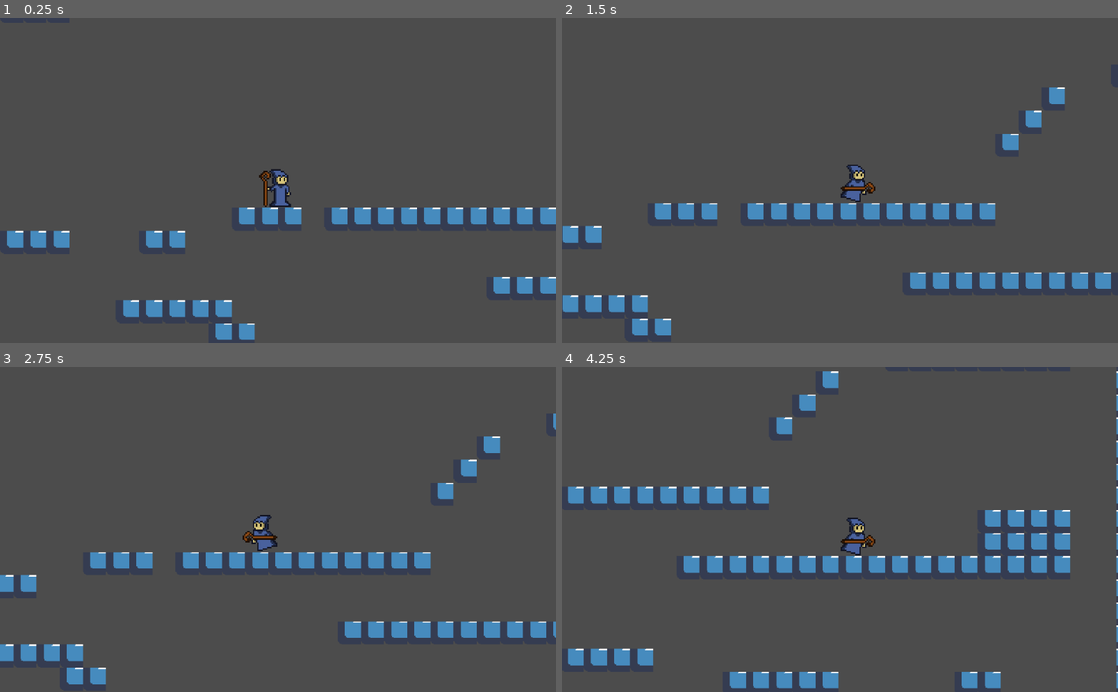
Above: before the commit, frames 1-4 (two rows, left to right).
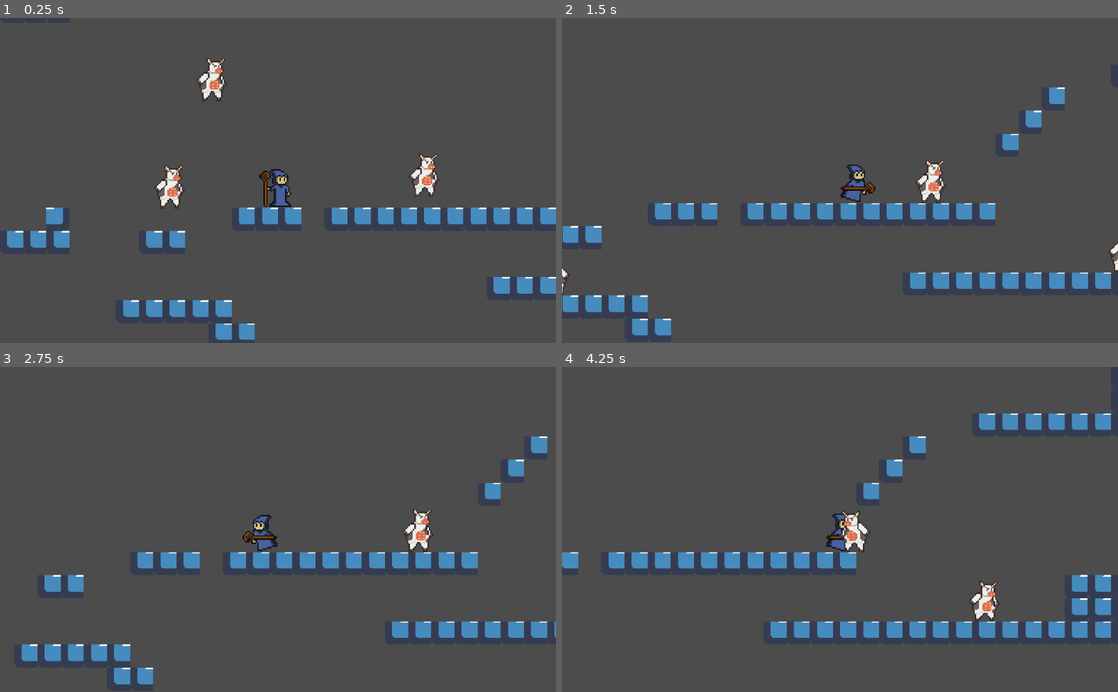
Above: after the commit, the same moments.

Repository: brunoricardosecco/gamejam-utfpr-2k19
Game: Godot game, scene res://scenes/main.tscn
Same seed, same stepped clock (60 frames per second), same inputs: the game is played once before the commit and once after it. The engine's default icon, where the game draws it, is replaced by a stand-in: a white triangle on a blue panel in a dark square.
Inputs:
- Up to frame 1 (0.25 s): no input
- Up to frame 2 (1.5 s): tap Enter (ui_accept) at 0.5, 0.77 s; hold Right (ui_right) from 0.53 s (still down)
- Up to frame 3 (2.75 s): tap Enter (ui_accept) at 1.52 s; release Right (ui_right) at 2.03 s; hold Left (ui_left) from 2.03 s (still down)
- Up to frame 4 (4.25 s): release Left (ui_left) at 2.78 s; hold Right (ui_right) from 2.78 s (still down); tap Enter (ui_accept) at 3.02, 3.77 s

The runs differ from the first frame. In frame 1, 1.4% of the frame differs, in the area x 8-79%, y 12-64%; in frame 2, 0.5%; in frame 3, 4.7%; in frame 4, 14%, in the area x 0-100%, y 1-99%.
Error after the commit: Parse Error: Variable "Timer" shadows a native class. (res://scripts/DialogOne.gd:3)

Commit message:
matança de vaca

Diff:
--- a/scenes/main.tscn
+++ b/scenes/main.tscn
@@ -1,7 +1,10 @@
-[gd_scene load_steps=3 format=2]
+[gd_scene load_steps=6 format=2]
 
 [ext_resource path="res://prefabs/Player.tscn" type="PackedScene" id=1]
 [ext_resource path="res://tilemaps/ambiente.tres" type="TileSet" id=2]
+[ext_resource path="res://prefabs/Enemy.tscn" type="PackedScene" id=3]
+[ext_resource path="res://prefabs/NPC.tscn" type="PackedScene" id=4]
+[ext_resource path="res://scripts/DialogOne.gd" type="Script" id=5]
 
 [node name="world" type="Node"]
 
@@ -21,4 +24,45 @@
 cell_size = Vector2( 32, 32 )
 collision_mask = 0
 format = 1
-tile_data = PoolIntArray( -1048531, 0, 0, -1048530, 0, 0, -1 …(1384 unchanged characters)… , 0, 0, 131127, 0, 0, 262143, 0, 0, 196663, 0, 0, 327679, 0, 0, 262199, 0, 0, 39 …(1207 unchanged characters)…
+tile_data = PoolIntArray( -1048531, 0, 0, -1048530, 0, 0, -1 …(1384 unchanged characters)… , 0, 0, 131127, 0, 0, 262143, 0, 0, 196618, 0, 0, 196625, 0, 0, 196663, 0, 0, 327679, 0, 0, 262199, 0, 0, 39 …(1207 unchanged characters)…
+
+[node name="Enemy" parent="." instance=ExtResource( 3 )]
+position = Vector2( 400, 80 )
+
+[node name="Enemy2" parent="." instance=ExtResource( 3 )]
+position = Vector2( 176, -112 )
+
+[node name="Enemy4" parent="." instance=ExtResource( 3 )]
+position = Vector2( 192, 128 )
+
+[node name="Enemy5" parent="." instance=ExtResource( 3 )]
+position = Vector2( 1039.72, -80 )
+
+[node name="Enemy6" parent="." instance=ExtResource( 3 )]
+position = Vector2( 752, -160 )
+
+[node name="Enemy7" parent="." instance=ExtResource( 3 )]
+position = Vector2( 432, -224 )
+
+[node name="Enemy3" parent="." instance=ExtResource( 3 )]
+position = Vector2( 688, -64 )
+
+[node name="NPC" parent="." instance=ExtResource( 4 )]
+position = Vector2( 1456, 160 )
+
+[node name="Dialog" type="Polygon2D" parent="."]
+position = Vector2( -272, -96 )
+scale = Vector2( 2.04, 1.125 )
+polygon = PoolVector2Array( 624, 432, 624, 304, 1024, 304, 1024, 432 )
+
+[node name="RichTextLabel" type="RichTextLabel" parent="Dialog"]
+margin_left = 643.0
+margin_top = 313.0
+margin_right = 1004.0
+margin_bottom = 427.0
+script = ExtResource( 5 )
+
+[node name="Timer" type="Timer" parent="Dialog"]
+wait_time = 0.05
+autostart = true
+[connection signal="timeout" from="Dialog/Timer" to="Dialog/RichTextLabel" method="_on_Timer_timeout"]
--- a/scripts/Enemy.gd
+++ b/scripts/Enemy.gd
@@ -4,6 +4,10 @@
 
 const SPEED = 50
 const FLOOR = Vector2(0,-1)
+const MAXLIFE = 3
+const ENEMY = true
+
+var life = MAXLIFE
 
 var vel = Vector2(0,0)
 #var velocity = Vector2()
--- a/scripts/Fireball.gd
+++ b/scripts/Fireball.gd
@@ -33,13 +33,16 @@
 
 
 func _on_Area2D_body_entered(body):
-
 	if (body.get_name() != "Vigilante") :
 		collided = true
 		_movement = Vector2(0,0)
 		move_and_collide(_movement)
 		$Timer.start()
 
-
+	if(body.get_name() != 'Parede' && body.get_name() != 'plataformas' && body.get_name() != 'NPC'):
+		if (body.ENEMY) :
+			body.life -= 1
+			if body.life == 0:
+				body.queue_free()
 func _on_Timer_timeout():
 		queue_free()
